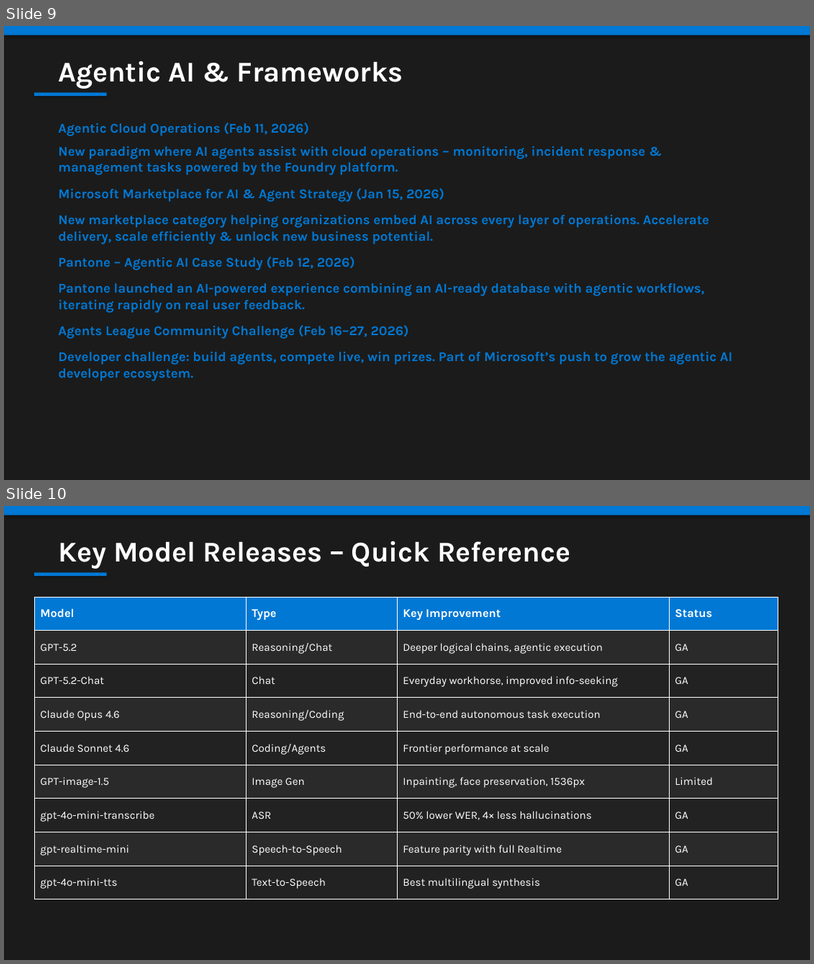
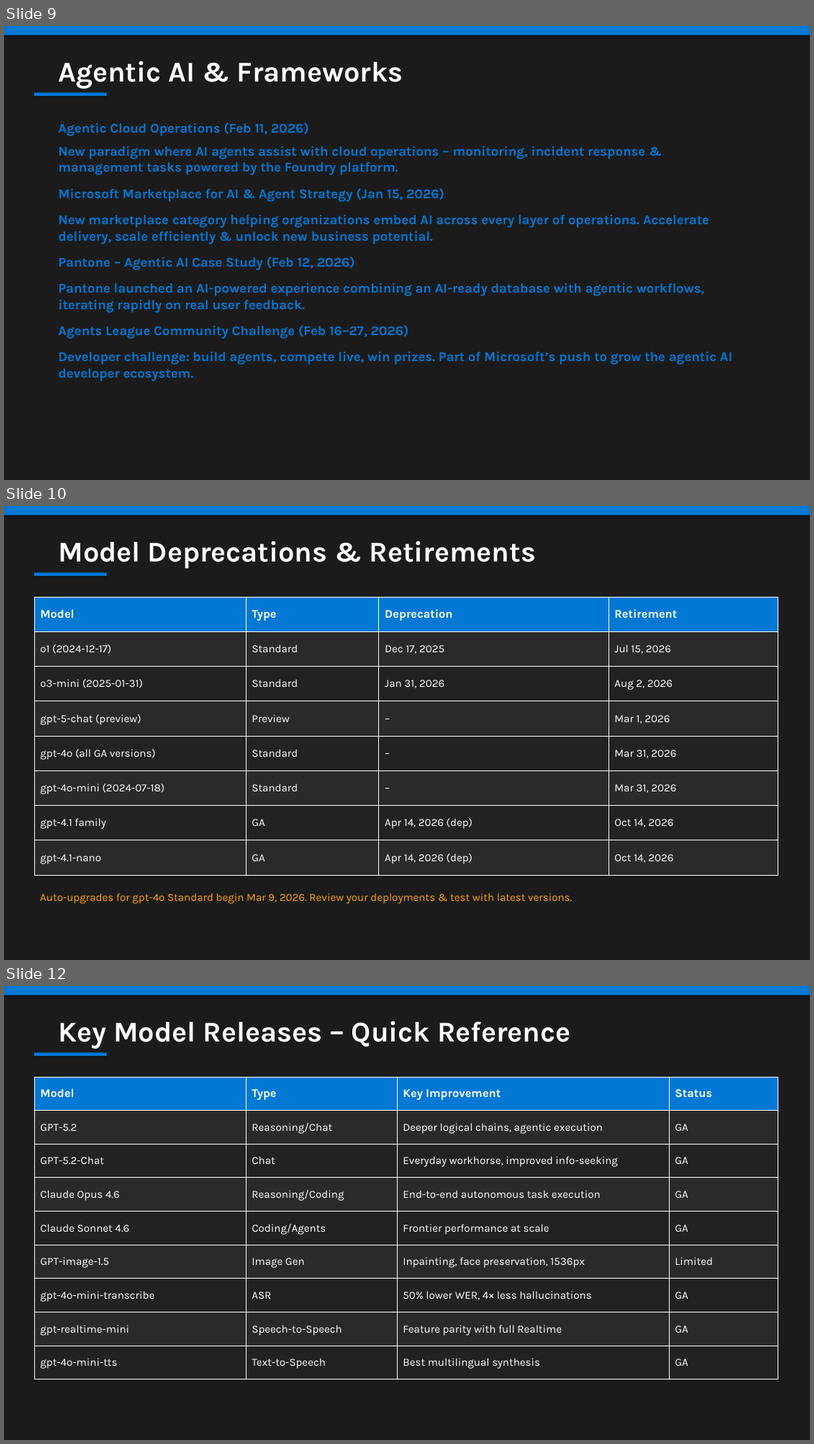
Before and after one commit to fuenfhausen/whats-new-in-microsoft-ai, a slide deck: whats-new-microsoft-ai-dec2025-feb2026.pptx. Shown one above the other, each under a label of ours: slides 9 and 10 before the commit, slides 9, 10 and 12 after it; the slides between them are not shown. The pictures are 814x964 and 814x1444 pixels, drawn with LibreOffice and Linux fonts; fonts in the diff are those of the drawing. Boxes give left, top, right and bottom in pixels: in the first picture for what was removed or moved away, otherwise in the second. Text is boxed around its words. In the diff, an @@ line names an element or a change of style, - is before the commit and + after.

Commit message:
Add model deprecations & retirements to MD and PPTX

```diff
--- a/whats-new-microsoft-ai-dec2025-feb2026.pptx
+++ b/whats-new-microsoft-ai-dec2025-feb2026.pptx
@@ slide 10 added at [4,506,810,960], background #1B1B1B @@
@@ rectangle added at [4,506,810,515], fill #0078D4 @@
@@ text added at [58,541,536,569], 34 pt, text #FFFFFF, bold @@
+Model Deprecations & Retirements
@@ rectangle added at [34,572,107,576], fill #0078D4 @@
@@ table added at [34,597,778,875], 8 rows, 4 columns @@
+Model | Type | Deprecation | Retirement
+o1 (2024-12-17) | Standard | Dec 17, 2025 | Jul 15, 2026
+o3-mini (2025-01-31) | Standard | Jan 31, 2026 | Aug 2, 2026
+gpt-5-chat (preview) | Preview | – | Mar 1, 2026
+gpt-4o (all GA versions) | Standard | – | Mar 31, 2026
+gpt-4o-mini (2024-07-18) | Standard | – | Mar 31, 2026
+gpt-4.1 family | GA | Apr 14, 2026 (dep) | Oct 14, 2026
+gpt-4.1-nano | GA | Apr 14, 2026 (dep) | Oct 14, 2026
@@ text added at [40,893,572,903], 13 pt, text #FFA500 @@
+Auto-upgrades for gpt-4o Standard begin Mar 9, 2026. Review your deployments & test with latest versions.
@@ what was slide 10 is now slide 12 @@
```
Also in this commit, not shown: 2 slides changed, 1 other slide added, 2 other files.
